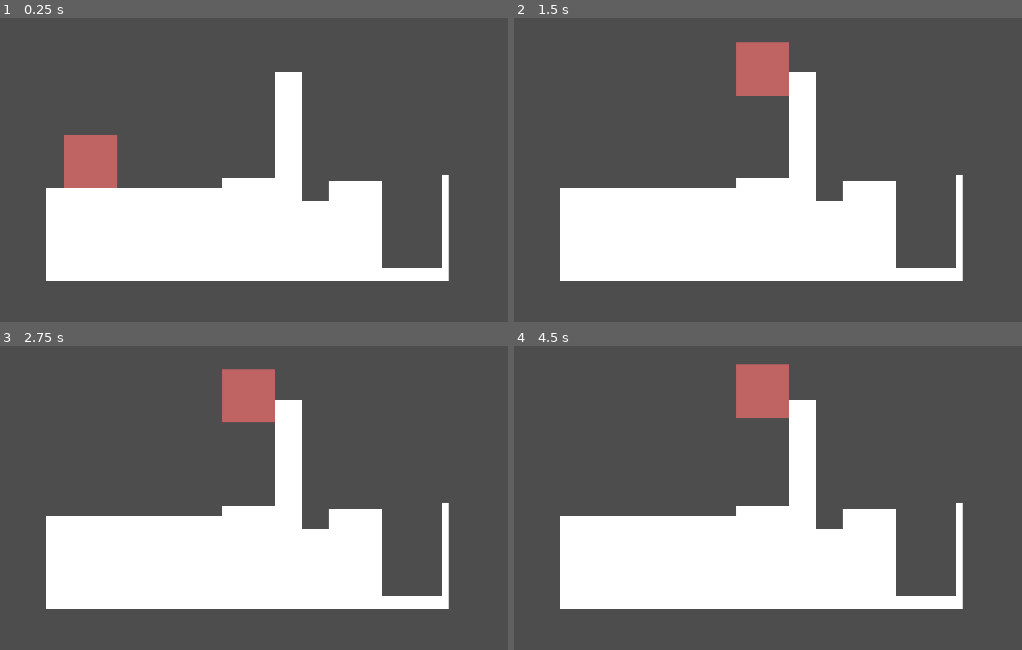
Above: before the commit, frames 1-4 (two rows, left to right).
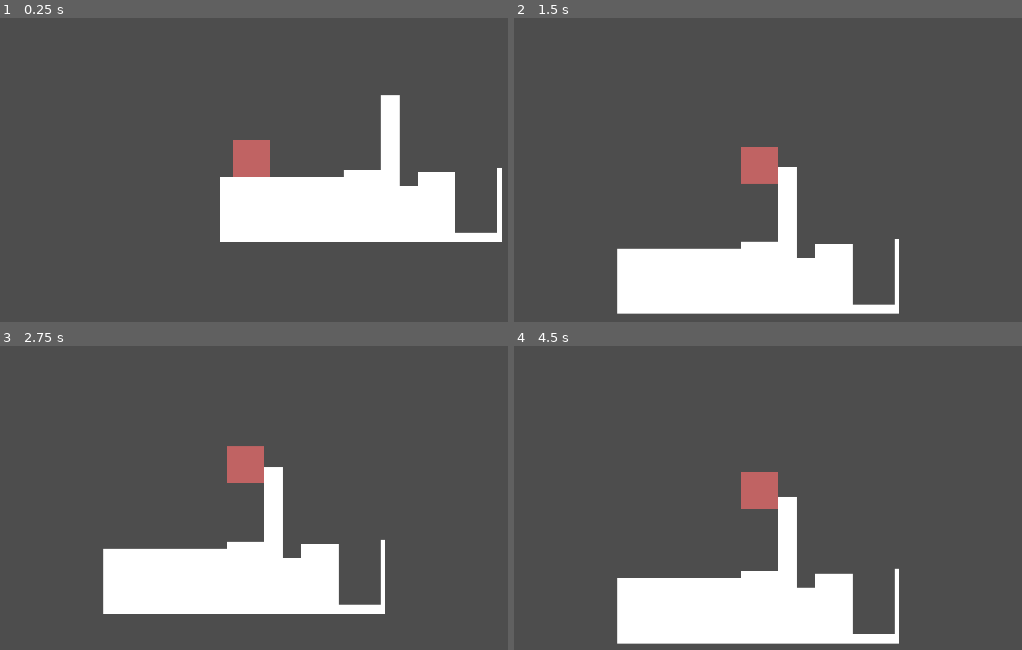
Above: after the commit, the same moments.

Repository: mk56-spn/Xanadu
Game: Godot game, scene res://Stages/TestStage.tscn
Same seed, same stepped clock (60 frames per second), same inputs: the game is played once before the commit and once after it. The project has no main scene, so this scene is started directly.
Inputs:
- Up to frame 1 (0.25 s): no input
- Up to frame 2 (1.5 s): hold D (main) 0.53-1.28 s; tap D (main) at 1.35 s
- Up to frame 3 (2.75 s): hold D (main) from 2.03 s (still down)
- Up to frame 4 (4.5 s): release D (main) at 2.78 s; tap D (main) at 2.85, 4.35 s; hold D (main) 3.53-4.28 s

The runs differ from the first frame. In frame 1, 25% of the frame differs, in the area x 9-99%, y 17-87%; in frame 2, 26%; in frame 3, 17%; in frame 4, 26%, in the area x 9-89%, y 5-99%.

Commit message:
Add a camera to follow the "core"

Diff:
--- /dev/null
+++ b/Stages/TestStage.gd
@@ -0,0 +1,5 @@
+extends  Node2D
+
+# Called every frame. 'delta' is the elapsed time since the previous frame.
+func _physics_process(_delta: float) -> void:
+	$Camera.position = $Core.position;
--- a/Stages/TestStage.tscn
+++ b/Stages/TestStage.tscn
@@ -1,19 +1,26 @@
-[gd_scene load_steps=2 format=3 uid="uid://dbtf7bfi5wdg7"]
+[gd_scene load_steps=3 format=3 uid="uid://dbtf7bfi5wdg7"]
 
+[ext_resource type="Script" path="res://Stages/TestStage.gd" id="1_lvl61"]
 [ext_resource type="PackedScene" uid="uid://dfvncwmweby48" path="res://Perceptions/Core.tscn" id="1_mui20"]
 
-[node name="TestStage" type="CanvasLayer"]
+[node name="TestStage" type="Node2D"]
+script = ExtResource("1_lvl61")
 
-[node name="Camera" type="Camera2D" parent="."]
+[node name="Polygon2D" type="Polygon2D" parent="."]
 position = Vector2(968, 592)
-
-[node name="Polygon2D" type="Polygon2D" parent="Camera"]
 polygon = PackedVector2Array(64, 0, 64, -256, 128, -256, 128, 56, 192, 56, 192, 8, 256, 8, 320, 8, 320, 216, 464, 216, 464, -8, 480, -8, 480, 248, -488, 248, -488, 24, -64, 24, -64, 0)
 
-[node name="StaticBody2D" type="StaticBody2D" parent="Camera/Polygon2D"]
+[node name="StaticBody2D" type="StaticBody2D" parent="Polygon2D"]
 
-[node name="CollisionPolygon2D" type="CollisionPolygon2D" parent="Camera/Polygon2D/StaticBody2D"]
+[node name="CollisionPolygon2D" type="CollisionPolygon2D" parent="Polygon2D/StaticBody2D"]
 polygon = PackedVector2Array(-488, 24, -488, 248, 480, 248, 480, -8, 464, -8, 464, 216, 320, 216, 320, 8, 192, 8, 192, 56, 128, 56, 128, -256, 64, -256, 64, 0, -8, 0, -64, 0, -64, 24)
 
 [node name="Core" parent="." instance=ExtResource("1_mui20")]
 position = Vector2(416, 480)
+
+[node name="Camera" type="Camera2D" parent="."]
+position = Vector2(968, 592)
+zoom = Vector2(0.7, 0.7)
+limit_smoothed = true
+position_smoothing_enabled = true
+position_smoothing_speed = 10.0
